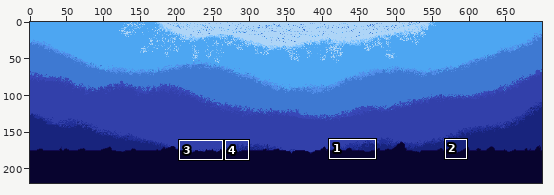
Edited in one commit: pixel-art file (Aseprites/Backgrounds/Boss Arena 1.aseprite). The first picture is a wide view before the edit; the outline marks the close-up.
Close-up. Before:
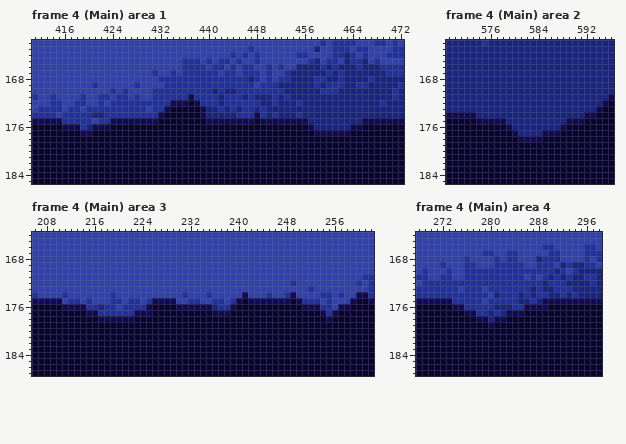
700x220 pixels, 11 frames. Shown: frame 4 (Main) area 1: x 411..472, y 162..185; frame 4 (Main) area 2: x 569..596, y 162..185; frame 4 (Main) area 3: x 206..262, y 164..187; frame 4 (Main) area 4: x 268..298, y 164..187. The commit also changed other frames or places, which this record leaves out.
Once edited:
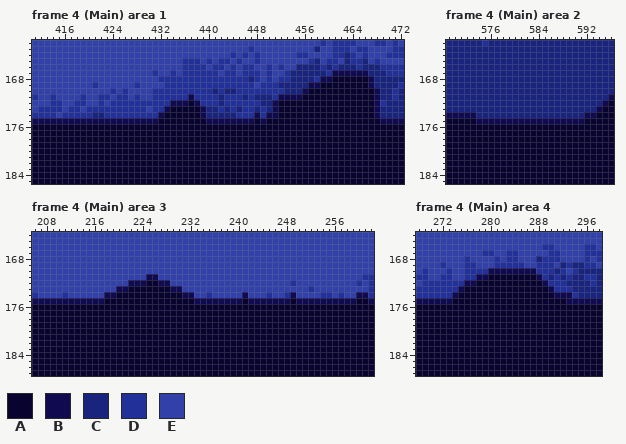
Palette (. is transparent): A #08042f  B #100a51  C #18247d  D #223099  E #3240aa
Edits made:
Frame 4 (Main) area 1, layer "_Ground":
y 167: x 461..466 CDCCCC -> BBBBBB
y 168: x 459..467 DCCDCCCCD -> BBAAAAAAB
y 169: x 457..467 CDCDDDCCDDC -> BBAAAAAAAAB
y 170: x 456..468 CCCDDDCCCCCCC -> BAAAAAAAAAAAB
y 171: x 452..468 CDCCCCCCCCCCCCCCC -> BBBBAAAAAAAAAAAAB
y 172: x 451..468 DCCCDCCCCCCCCCCCCC -> BAAAAAAAAAAAAAAAAB
y 173: x 451..468 CCCCCCCCCCCCCCCCCC -> BAAAAAAAAAAAAAAAAB
y 174: x 450..468 CDCCCDCCCCCCCCCCCCC -> BBAAAAAAAAAAAAAAAAB
y 175: x 416..423 DDDDDEDD -> BBBBBBBB; x 450..468 BBBBBBBCCCCCCCCCBBB -> AAAAAAAAAAAAAAAAAAA
y 176: x 416..423 BBBDCBBB -> AAAAAAAA; x 457..465 BCCCCCCBB -> AAAAAAAAA
y 177: x 419..420 BB -> AA; x 458..463 BBBBBB -> AAAAAA
Frame 4 (Main) area 2, layer "_Ground":
y 175: x 579..588 CCCCCCCCCC -> BBBBBBBBBB
y 176: x 579..588 BCCCCCCCCB -> AAAAAAAAAA
y 177: x 580..587 BCCCCBBB -> AAAAAAAA
y 178: x 581..584 BBBB -> AAAA
Frame 4 (Main) area 3, layer "_Ground":
y 171: x 225..226 EE -> BB
y 172: x 222..228 EEEEEEE -> BBBAABB
y 173: x 220..230 EEEEEEEEEEE -> BBAAAAAAABB
y 174: x 218..232 EDEEEEEEEEEEEDE -> BBAAAAAAAAAAABB
y 175: x 211..239 EDDEDEEEDDEDDEDBBBBEEDDEEDDED -> BBBBBBBAAAAAAAAAAAAAAABBBBBBB; x 251..258 DDDEDEEE -> BBBBBBBB
y 176: x 211..225 BBBBDDCDDEDDDDB -> AAAAAAAAAAAAAAA; x 230..239 BBBBBBCDDB -> AAAAAAAAAA; x 251..258 BBBDDEBB -> AAAAAAAA
y 177: x 215..225 BBDDDDDDBBB -> AAAAAAAAAAA; x 236..238 BBB -> AAA; x 254..256 BDB -> AAA
y 178: x 217..222 BBBBBB -> AAAAAA; x 255 B -> A
Frame 4 (Main) area 4, layer "_Ground":
y 170: x 280..287 DDDDDDDD -> BBBBBBBB
y 171: x 278..288 DDDDDDDDEDE -> BBAAAAAAAAB
y 172: x 276..289 DDDDDDDDDDDDDC -> BBAAAAAAAAAAAB
y 173: x 275..290 EDDDEDDDDDDDCDCC -> BAAAAAAAAAAAAAAB
y 174: x 274..293 DDDDDDECDDDCDCDDCCDC -> BAAAAAAAAAAAAAAAABBB
y 175: x 274..292 DDDDDEDDDDDCCDCBBBB -> AAAAAAAAAAAAAAAAAAA
y 176: x 274..289 BBDDDDDCCCDDBBBB -> AAAAAAAAAAAAAAAA
y 177: x 276..285 BBDDCDCBBB -> AAAAAAAAAA
y 178: x 278..282 BBCBB -> AAAAA
y 179: x 280 B -> A
Where, in picture pixels (left, top, right, bottom), the same in both close-ups:
changed: (266, 70, 380, 136)
changed: (62, 118, 110, 136)
changed: (506, 118, 566, 142)
changed: (62, 274, 236, 322)
changed: (302, 298, 350, 322)
changed: (452, 268, 572, 328)
